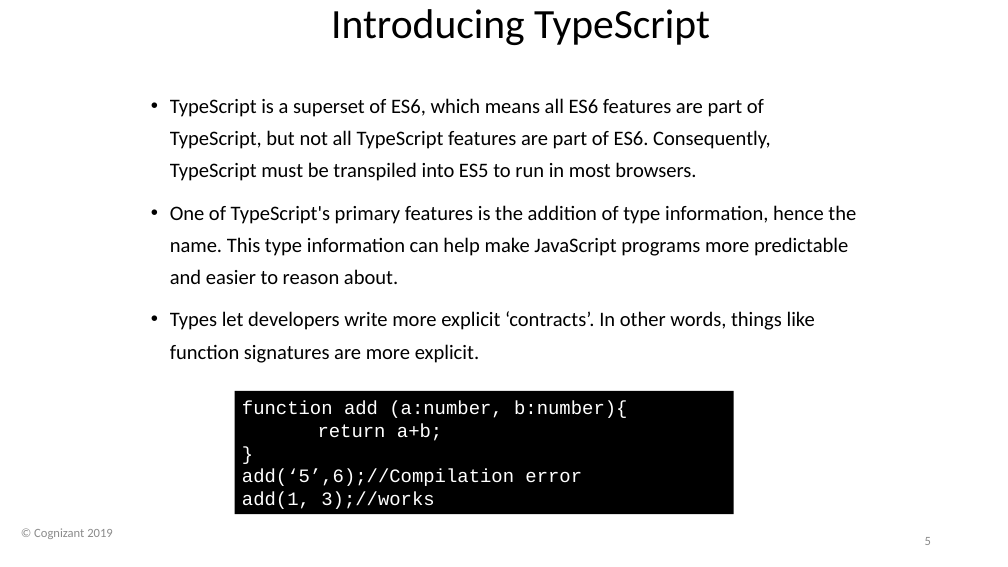
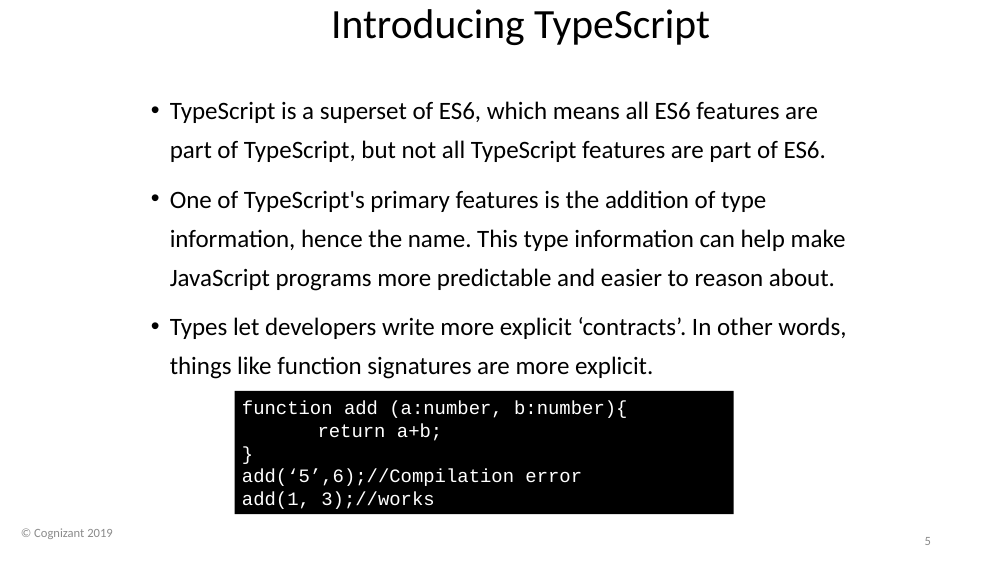
Before and after one commit to davembrownx/PowerPoint-Decks, a slide deck: slide 5 of Angular 8 Day 2 Basic Concepts and Binding.pptx. Drawn at 1008x567 pixels with LibreOffice and Linux fonts; fonts in the diff are those of the drawing; background and template pictures are left out. Boxes give left, top, right and bottom in pixels: in the first picture for what was removed or moved away, otherwise in the second. Text is boxed around its words. In the diff, an @@ line names an element or a change of style, - is before the commit and + after.

```diff
--- a/Angular 8 Day 2 Basic Concepts and Binding.pptx
+++ b/Angular 8 Day 2 Basic Concepts and Binding.pptx
@@ text at (170,101,826,162): text changed; size 19.6 to 23.8 pt @@
-• TypeScript is a superset of ES6, which means all ES6 features are part of TypeScript, but not all TypeScript features are part of ES6. Consequently, TypeScript must be transpiled into ES5 to run in most browsers.
+• TypeScript is a superset of ES6, which means all ES6 features are part of TypeScript, but not all TypeScript features are part of ES6.
@@ text at (170,190,846,379): size 19.6 to 23.8 pt in "One of TypeScript's primary features is the ...", "Types let developers write more explicit ‘contracts’. ..." @@
```
Also in this commit, not shown: 8 other slides changed, 5 slides added, 2 slides removed.
